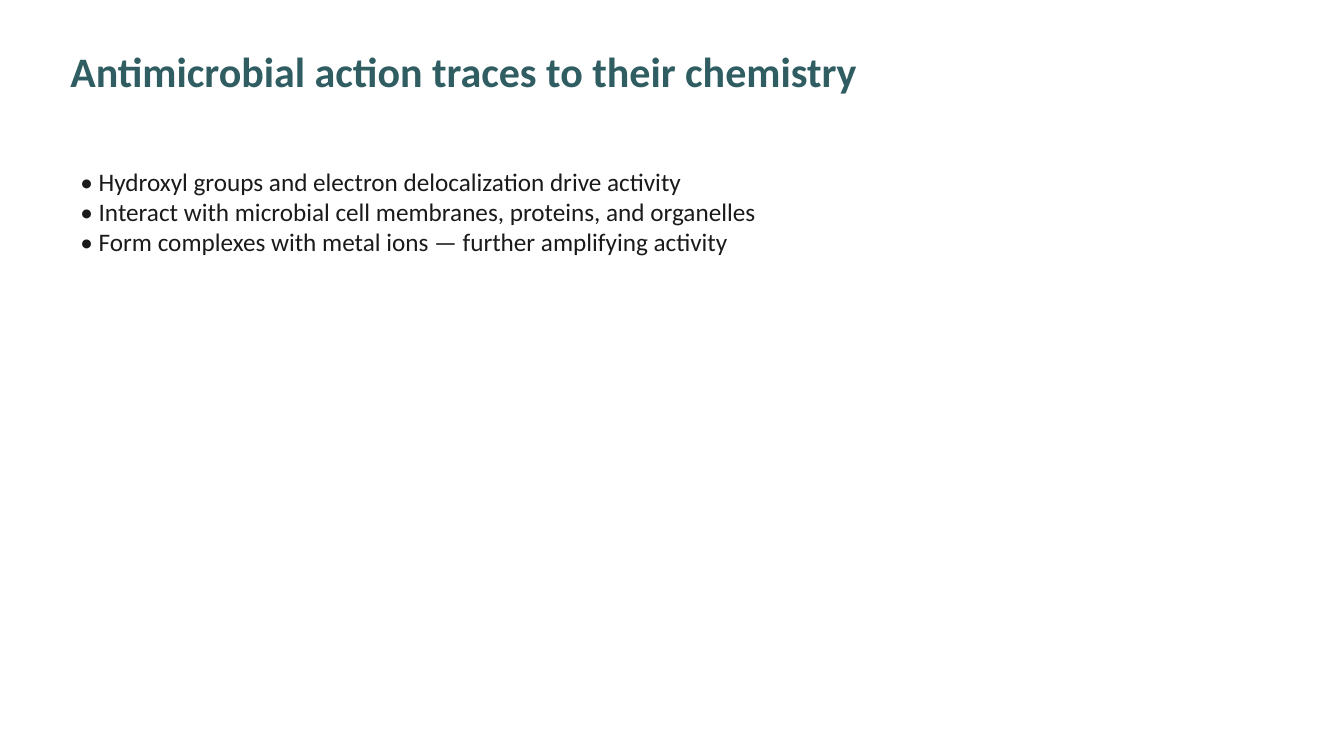
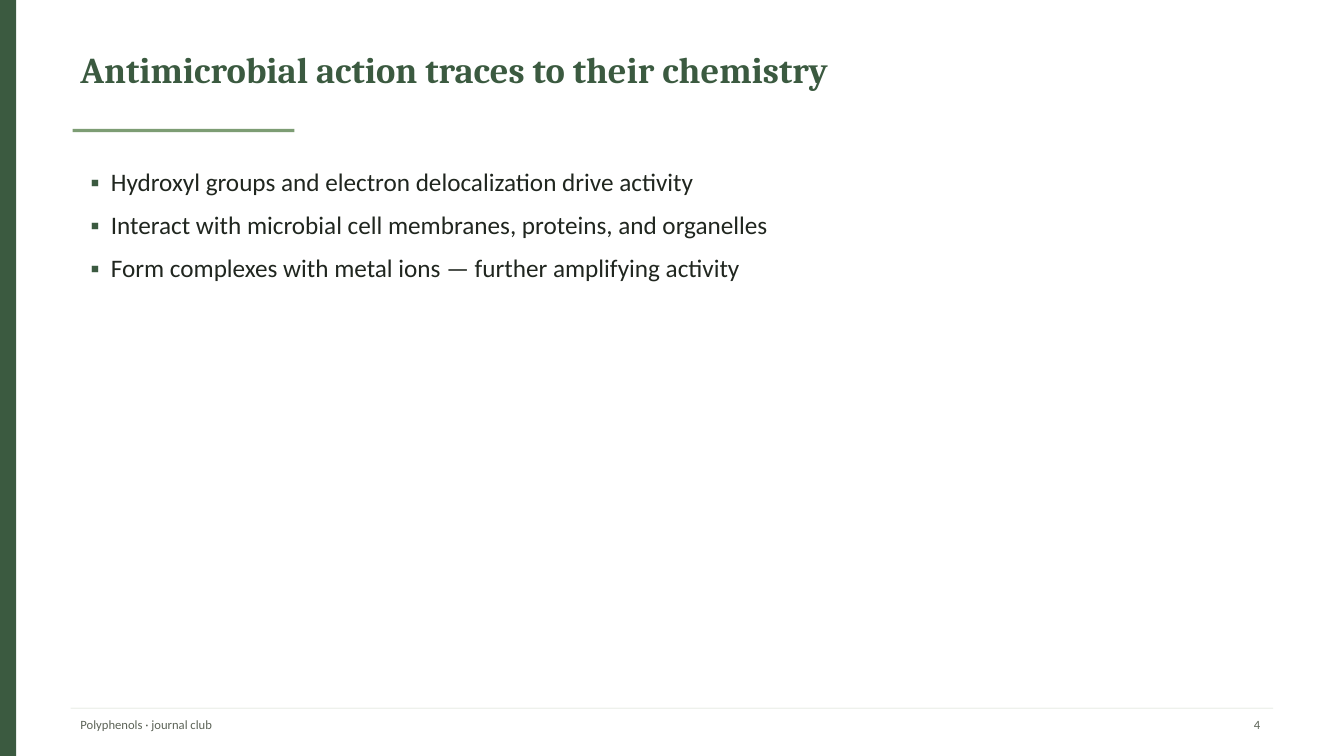
Before and after one commit to PangenomeAI/academic-skills-food-nutrition, a slide deck: slide 4 of food-ppt/examples/polyphenols-antimicrobial-review.pptx. Drawn at 1344x756 pixels with LibreOffice and Linux fonts; fonts in the diff are those of the drawing. Boxes give left, top, right and bottom in pixels: in the first picture for what was removed or moved away, otherwise in the second. Text is boxed around its words. In the diff, an @@ line names an element or a change of style, - is before the commit and + after.

```diff
--- a/food-ppt/examples/polyphenols-antimicrobial-review.pptx
+++ b/food-ppt/examples/polyphenols-antimicrobial-review.pptx
@@ rectangle added at box(0, 0, 16, 756), fill #3B5A40 @@
@@ text "Antimicrobial action traces to their ...": place and size @@
-text "Antimicrobial action traces to their ..." at box(70, 57, 856, 94)
+text "Antimicrobial action traces to their ..." at box(80, 57, 827, 91)
@@ text "Antimicrobial action traces to their ..." at box(80, 57, 827, 91): size 30 to 26 pt, font Calibri to Cambria, text colour #2F5D62 to #3B5A40; more space between paragraphs @@
@@ rectangle added at box(73, 129, 294, 132), fill #7D9D74 @@
@@ text at box(111, 173, 767, 282): text changed; text colour #1A1A1A to #20261F @@
-• Hydroxyl groups and electron delocalization drive activity
-• Interact with microbial cell membranes, proteins, and organelles
-• Form complexes with metal ions — further amplifying activity
+▪ Hydroxyl groups and electron delocalization drive activity
+▪ Interact with microbial cell membranes, proteins, and organelles
+▪ Form complexes with metal ions — further amplifying activity
@@ rectangle added at box(71, 708, 1273, 709), fill #EEF1EC @@
@@ text added at box(80, 720, 211, 731), 9 pt, text #5C6357 @@
+Polyphenols · journal club
@@ text added at box(1254, 721, 1260, 729), 9 pt, text #5C6357 @@
+4
```
Also in this commit, not shown: 9 other slides changed, 19 other files.
